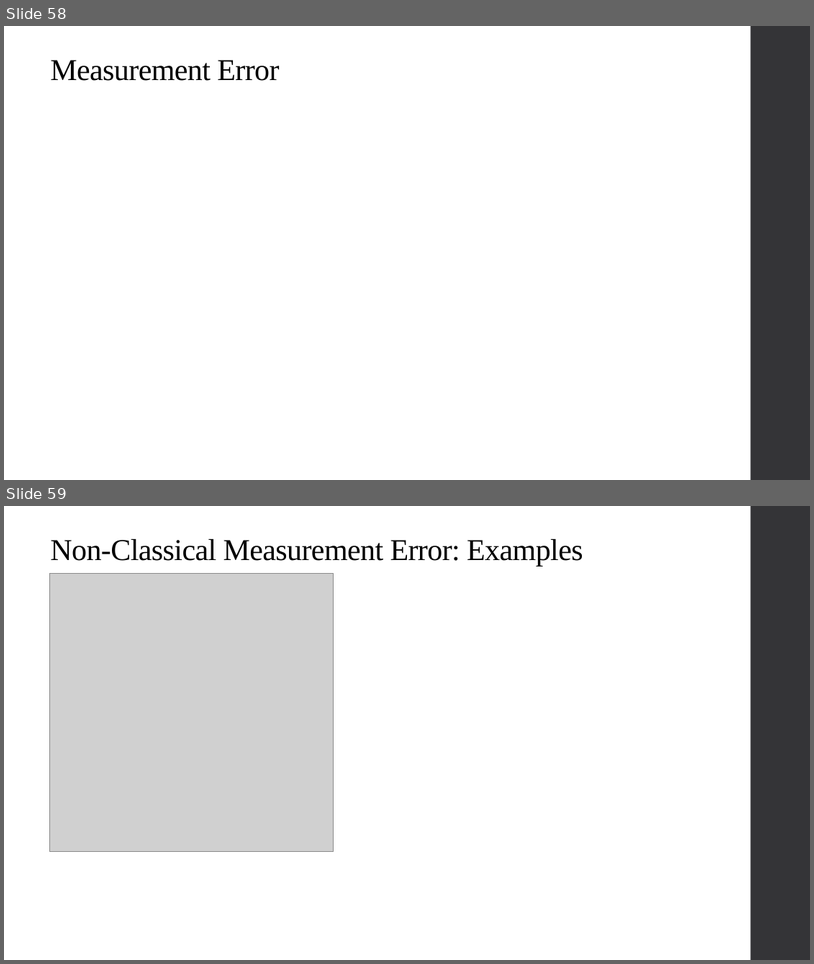
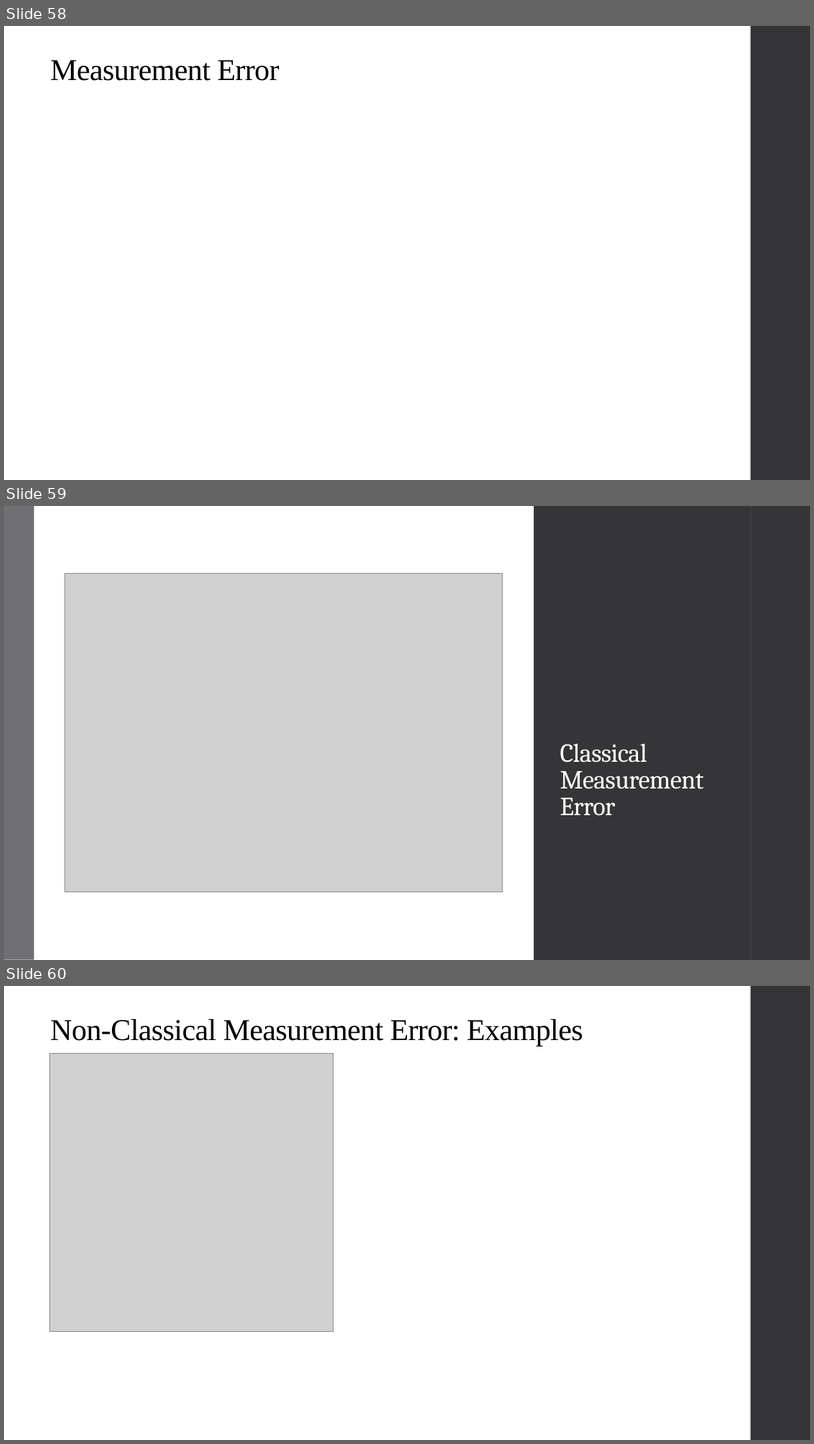
Before and after one commit to qiufei/fork-HAD5744, a slide deck: Lecture04_MultivariateOLS2/Lecture4_MultivariateOLS2_2022F.pptx. Shown one above the other, each under a label of ours: slides 58 and 59 before the commit, slides 58, 59 and 60 after it. The pictures are 814x964 and 814x1444 pixels, drawn with LibreOffice and Linux fonts; fonts in the diff are those of the drawing; grey boxes stand for pictures. Boxes give left, top, right and bottom in pixels: in the first picture for what was removed or moved away, otherwise in the second. Text is boxed around its words. In the diff, an @@ line names an element or a change of style, - is before the commit and + after.

```diff
--- a/Lecture04_MultivariateOLS2/Lecture4_MultivariateOLS2_2022F.pptx
+++ b/Lecture04_MultivariateOLS2/Lecture4_MultivariateOLS2_2022F.pptx
@@ slide 59 added at (4, 506, 810, 960), background #FFFFFF; not listed: 1 template element that a slide beside it also shows @@
@@ rectangle added at (4, 506, 34, 960), fill #6F6F74 @@
@@ rectangle added at (34, 506, 534, 960), fill #FFFFFF @@
@@ rectangle added at (34, 506, 751, 960), fill #353537 @@
@@ rectangle added at (751, 506, 810, 960), fill #353537 @@
@@ picture added at (65, 573, 503, 891) @@
@@ title added at (561, 744, 705, 816), 31 pt, text #FFFFFF @@
+Classical Measurement Error
@@ what was slide 59 is now slide 60 @@
```
Also in this commit, not shown: 3 other files.
